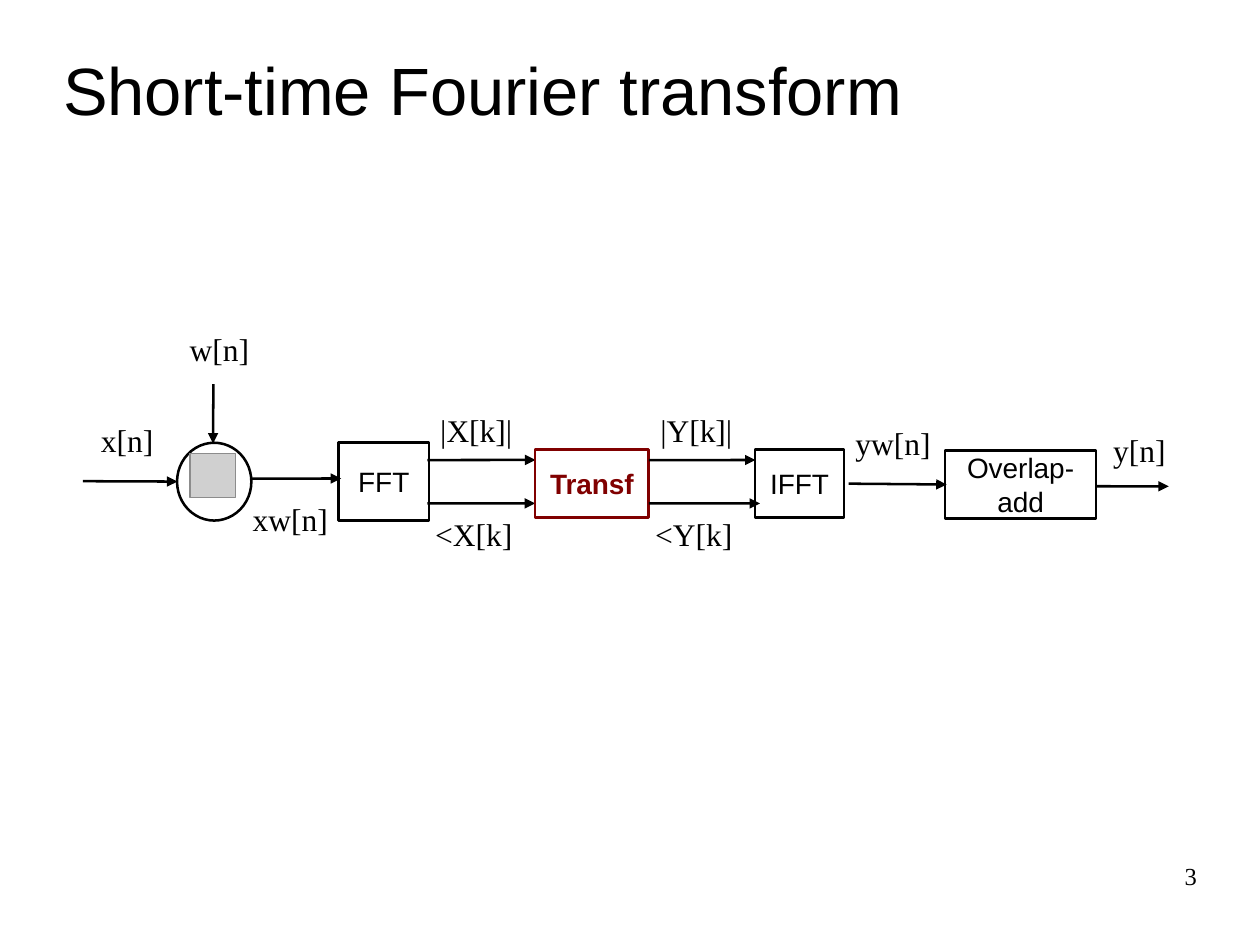
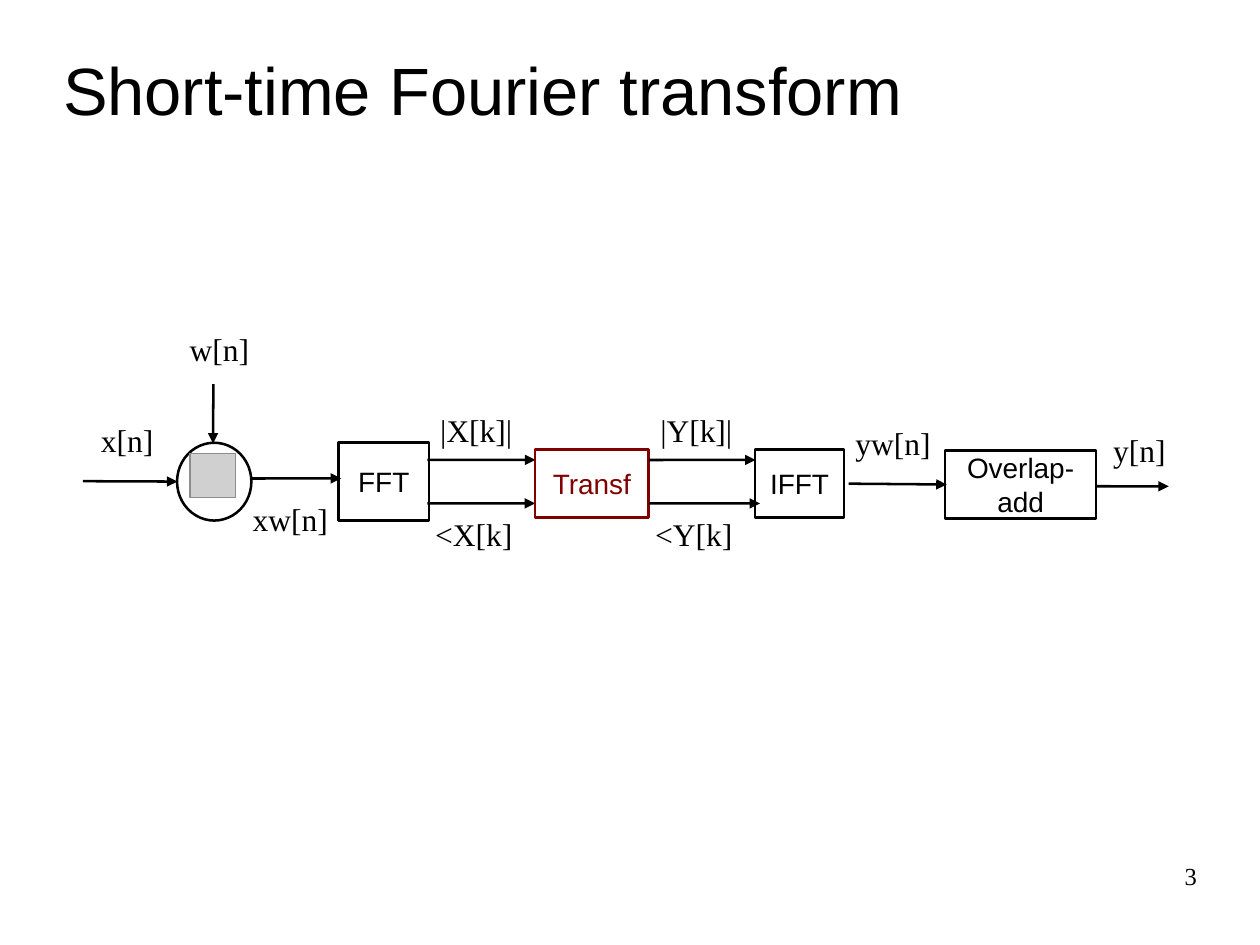
Before and after one commit to MTG/sms-tools, a slide deck: slide 3 of lectures/8-Sound-transformations/Sound-transformations-1.odp. Drawn at 1260x945 pixels with LibreOffice and Linux fonts; fonts in the diff are those of the drawing; grey boxes stand for pictures. Boxes give left, top, right and bottom in pixels: in the first picture for what was removed or moved away, otherwise in the second. Text is boxed around its words. In the diff, an @@ line names an element or a change of style, - is before the commit and + after.

```diff
--- a/lectures/8-Sound-transformations/Sound-transformations-1.odp
+++ b/lectures/8-Sound-transformations/Sound-transformations-1.odp
@@ rectangle "Transf" at box(536, 450, 649, 518): bold off @@
```
Also in this commit, not shown: 4 other slides changed, 4 slides added, 1 slide removed, 17 other files.
